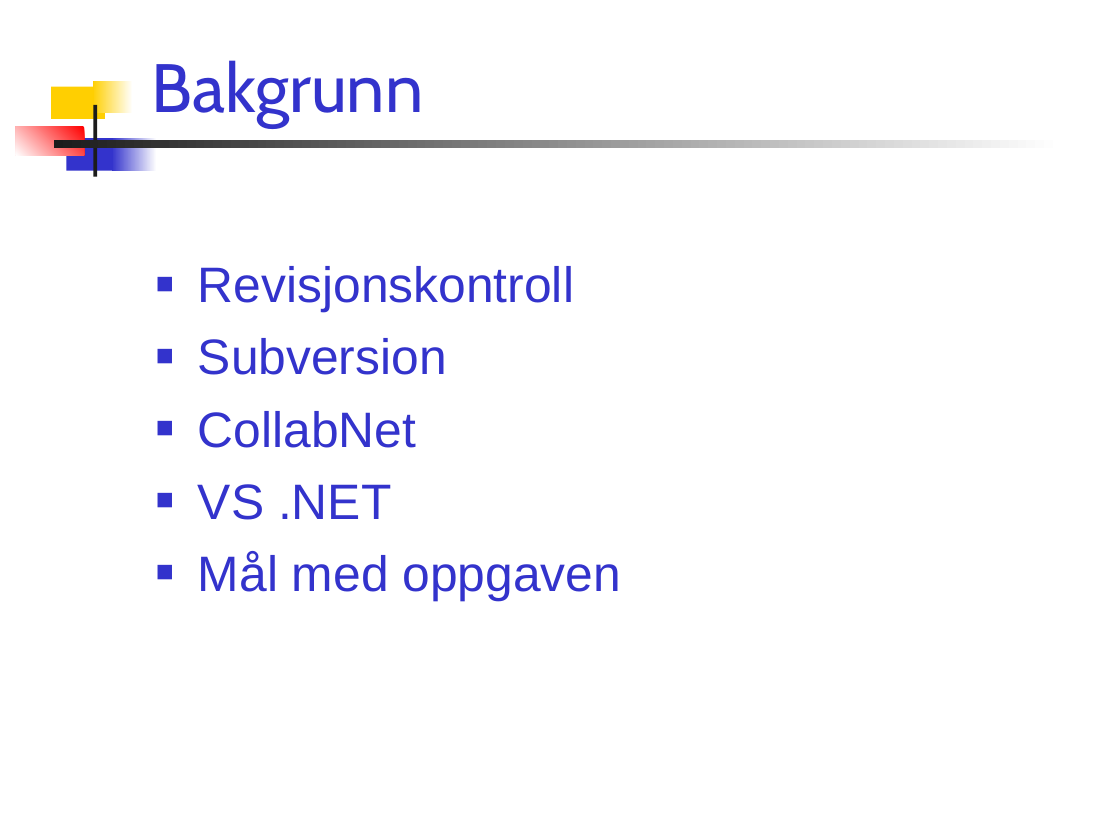
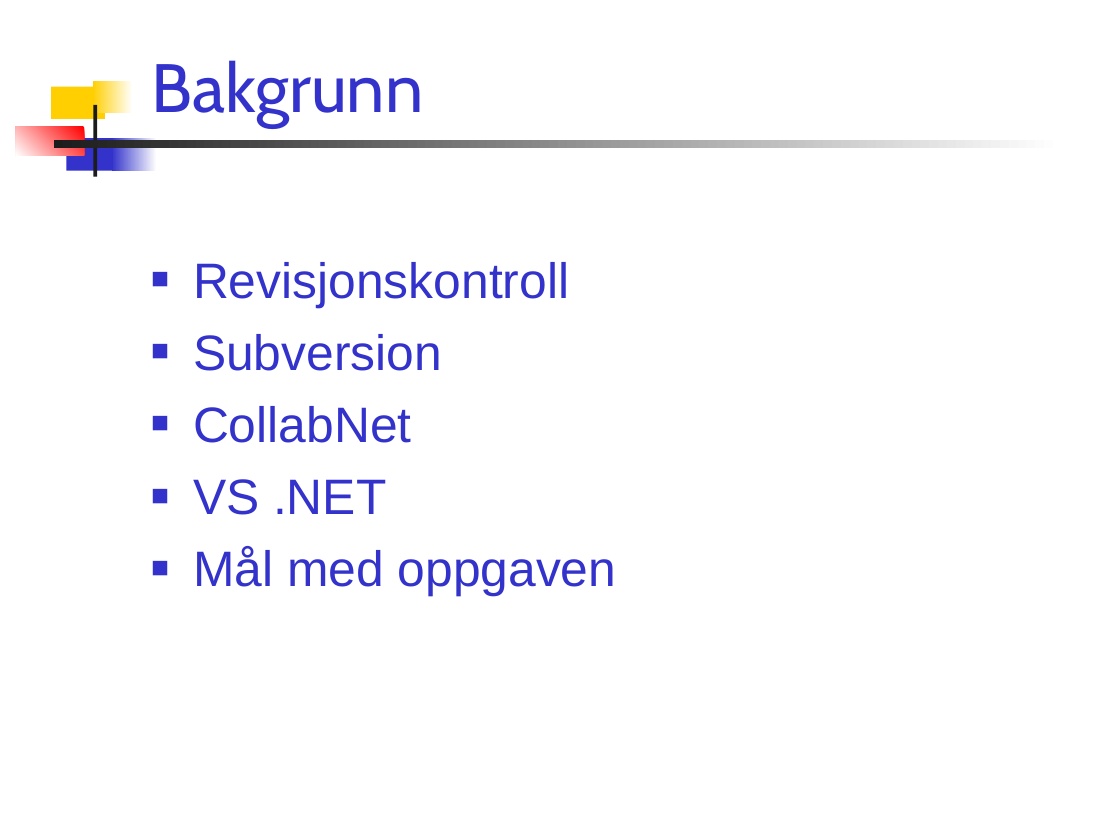
Before and after one commit to AnkhSVN/AnkhSVN, a slide deck: slide 3 of doc/powerpoint/Subversion_addin_for_VS.NET.ppt (slide 2 before the commit). Drawn at 1120x840 pixels with LibreOffice and Linux fonts; fonts in the diff are those of the drawing. Boxes give left, top, right and bottom in pixels: in the first picture for what was removed or moved away, otherwise in the second. Text is boxed around its words. In the diff, an @@ line names an element or a change of style, - is before the commit and + after.

```diff
--- a/doc/powerpoint/Subversion_addin_for_VS.NET.ppt
+++ b/doc/powerpoint/Subversion_addin_for_VS.NET.ppt
@@ text "Revisjonskontroll": place and size @@
-text "Revisjonskontroll" at (198, 266, 622, 601)
+text "Revisjonskontroll" at (193, 262, 617, 597)
```
Also in this commit, not shown: 17 other slides changed, 1 slide added.
